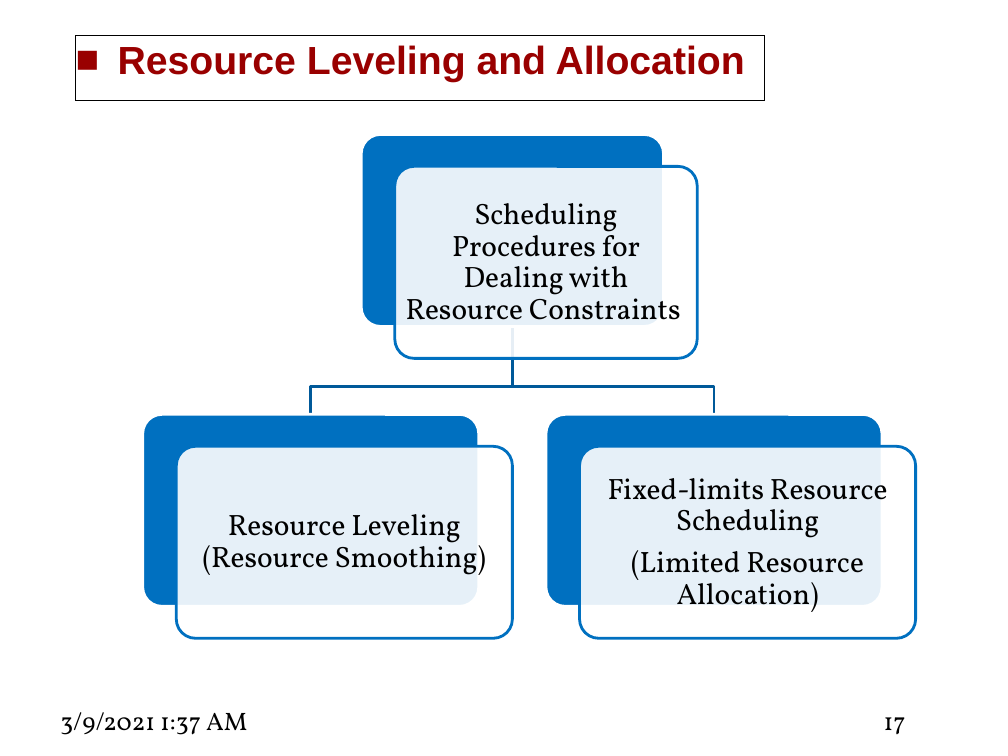
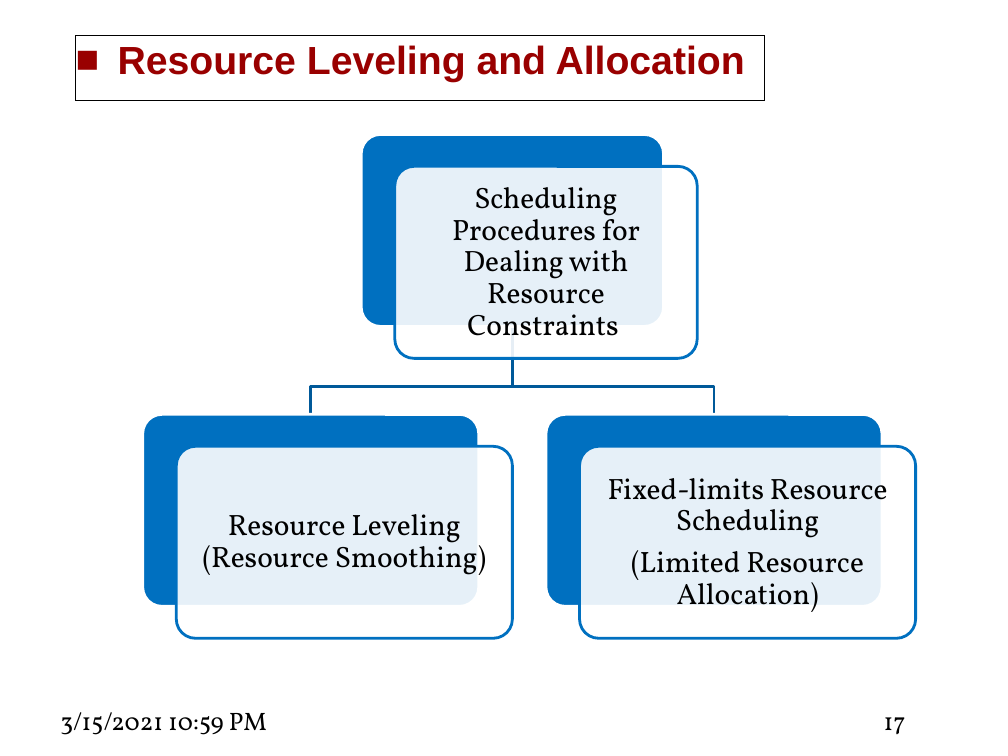
Before and after one commit to amran0917/8th-Semster, a slide deck: slide 17 of Project management/7-Allocate and Level resources.pptx. Drawn at 1008x756 pixels with LibreOffice and Linux fonts; fonts in the diff are those of the drawing. Boxes give left, top, right and bottom in pixels: in the first picture for what was removed or moved away, otherwise in the second. Text is boxed around its words. In the diff, an @@ line names an element or a change of style, - is before the commit and + after.

```diff
--- a/Project management/7-Allocate and Level resources.pptx
+++ b/Project management/7-Allocate and Level resources.pptx
@@ text "Scheduling Procedures for Dealing with ..." rewrapped from [406,203,681,320] to [452,187,640,336] @@
@@ text at [60,712,267,735]: text changed @@
-3/9/2021 1:37 AM
+3/15/2021 10:59 PM
```
Also in this commit, not shown: 40 other slides changed, 3 other files.
